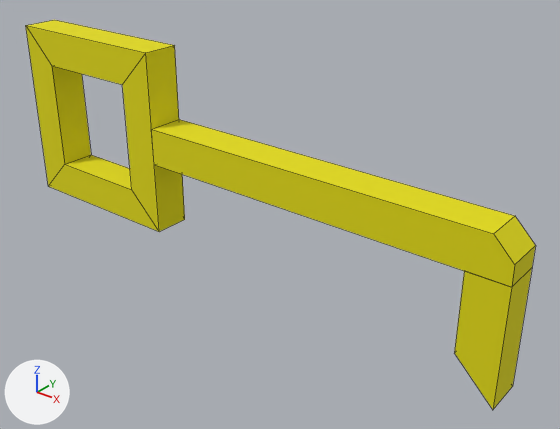
Two versions of the FBX model unity_project/Paper Box/Assets/Models/Items/Items.fbx_Key_25.fbx, one commit apart.
The view is the same before and after, from a camera (50 mm lens) standing at (5.291, -7.267, 0.146) and looking at (5.071, -6.992, -0.025). Every picture has the same lights, and +X, +Y and +Z are marked at lower left. Mesh edges are drawn as thin lines. Vertices at the same position are counted once.

Objects in the first picture: 'Key 25'.
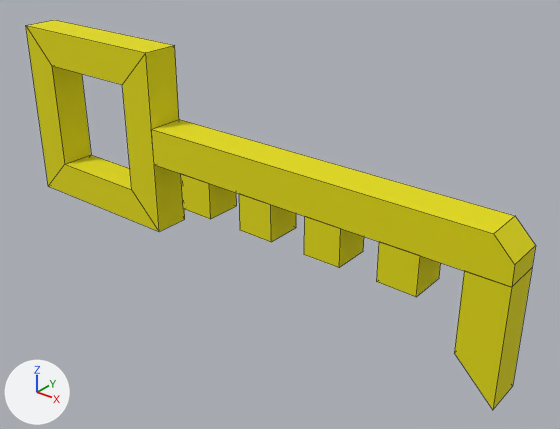
Edits to the bpy script that builds the scene:
```text
Change me_cube_085:
    where me_cube_085.from_pydata(...)  # 32 vertices, 29 faces; spans x -0.1..0.2, y -0.01..0.01, z -0.07..0.05
    used by ob_key_25; location = (5.0, -7.0, 0.0)
    me_cube_085 part 1: a new loose piece, a box spanning x 0.02..0.04, y -0.01..0.01, z -0.03..-0.01, in mat_yellow (yellow #e4db00)
    me_cube_085 part 2: a new loose piece, a box spanning x 0.06..0.08, y -0.01..0.01, z -0.03..-0.01, in mat_yellow (yellow #e4db00)
    me_cube_085 part 3: a new loose piece, a box spanning x 0.1..0.12, y -0.01..0.01, z -0.03..-0.01, in mat_yellow (yellow #e4db00)
    me_cube_085 part 4: a new loose piece, a box spanning x 0.14..0.16, y -0.01..0.01, z -0.03..-0.01, in mat_yellow (yellow #e4db00)
```

What differs and where, as boxes (x1, y1, x2, y2) in the pictures (560 x 429 px):
part 1 of me_cube_085, added (yellow)
    after: (181, 174, 237, 219)
part 2 of me_cube_085, added (yellow)
    after: (239, 194, 296, 242)
part 3 of me_cube_085, added (yellow)
    after: (304, 217, 364, 268)
part 4 of me_cube_085, added (yellow)
    after: (377, 242, 441, 297)
